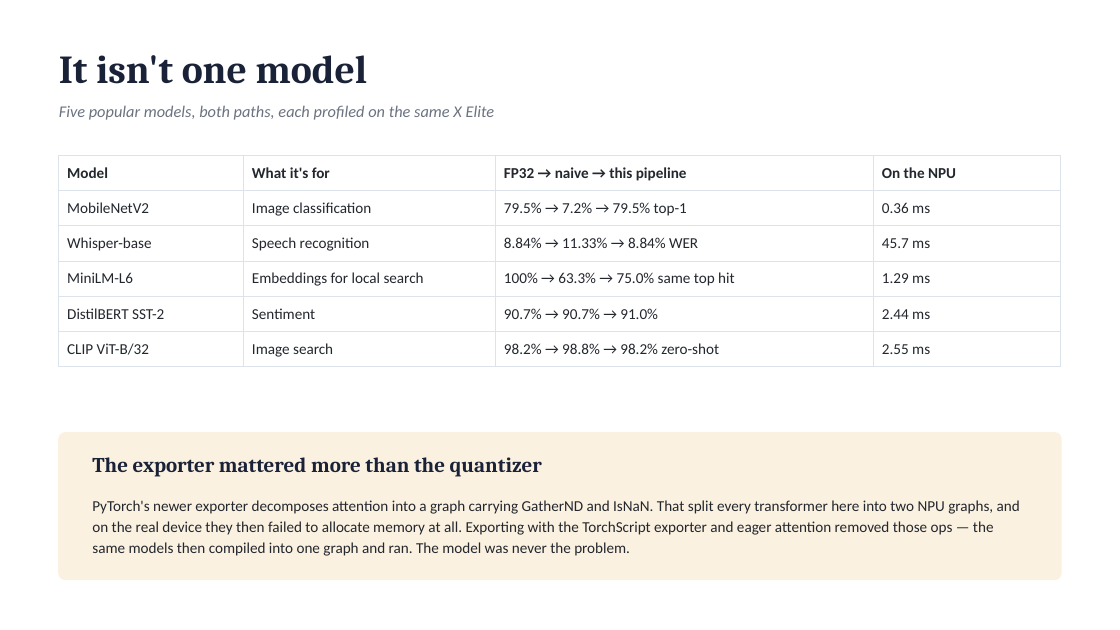
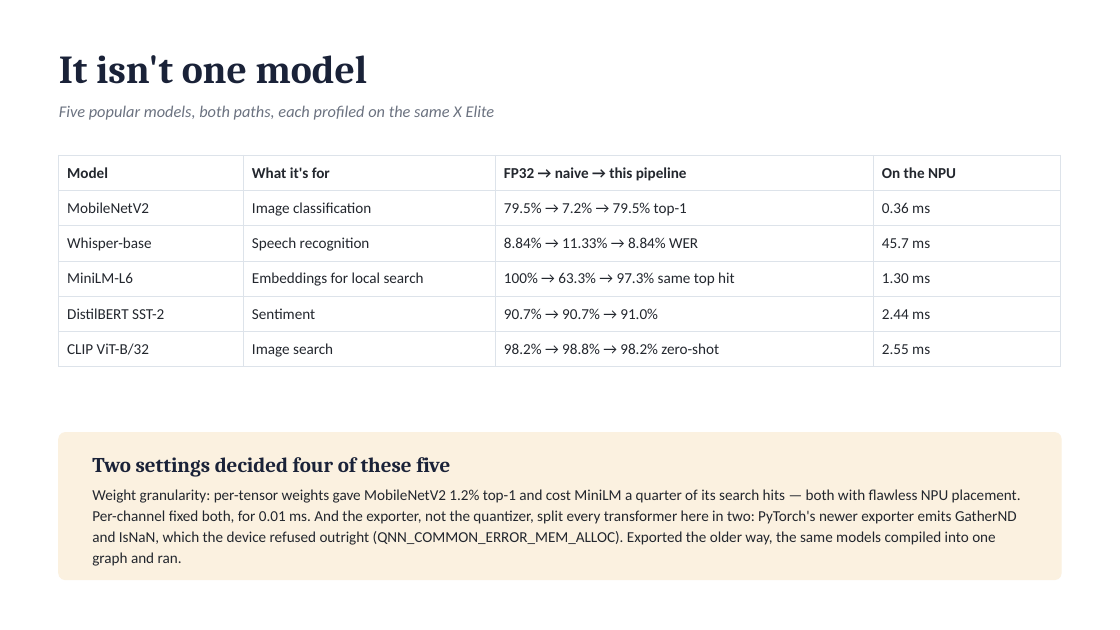
Before and after one commit to RishiMaara/Dragonn, a slide deck: slide 6 of docs/Hexagon-Bridge-Submission.pptx. Drawn at 1120x630 pixels with LibreOffice and Linux fonts; fonts in the diff are those of the drawing. Boxes give left, top, right and bottom in pixels: in the first picture for what was removed or moved away, otherwise in the second. Text is boxed around its words. In the diff, an @@ line names an element or a change of style, - is before the commit and + after.

Commit message:
Close the MiniLM accuracy gap, implement the NPU decode loop, restate scope
Per-channel weights, measured rather than assumed. MiniLM's retrieval had been
sitting at 75.0% same-top-hit against FP32 while its embedding cosine read
0.987 — the cosine hid it. Per-channel weights take it to 97.3% at 0.9992, and
on the device the cost is 0.01 ms (1.29 -> 1.30 ms, still 245/246 layers on the
NPU). Neither more calibration data (256 sentences) nor different calibration
methods moved it at all, so weight granularity was the whole story. That makes
two of five models where it decided the outcome, MobileNetV2 being the other.

speech/npu_decoder.py implements the decode loop for a Hexagon decoder: the
right-aligned 199-slot KV cache, the -100 mask, the shift-left per step, keys
stored transposed and values not. tests/test_npu_decoder.py checks every tensor
it builds against the shapes, dtypes and names the shipped decoder declares —
all 19 inputs satisfied, verified against the real model. The end-to-end run
stays a skipped test that says why: an EPContext graph needs QNN EP, and no
cloud service rents an interactive Snapdragon.

The CPU baseline turned out to be uninspectable: the service's runtime log
records the CPU provider being added and nothing about threads or cores, and
the option is not exposed. So the docs now say 24-57x is the ratio against that
baseline, and label the 4-10x for what it is — carried over from a different
x86 CPU, an indication rather than a measurement of this device.

Deck and description drop the dedicated limitations list in favour of a slide
on how to check every number, with scope stated inline instead: the encoder is
on the NPU, the decoder on CPU, and every latency quoted is an encoder latency.
Nothing that was true stopped being said; it is said where the claim is made.

```diff
--- a/docs/Hexagon-Bridge-Submission.pptx
+++ b/docs/Hexagon-Bridge-Submission.pptx
@@ table at (59,155,1061,361) @@
-row 4, column 3: 100% → 63.3% → 75.0% same top hit
+row 4, column 3: 100% → 63.3% → 97.3% same top hit
-row 4, column 4: 1.29 ms
+row 4, column 4: 1.30 ms
@@ text at (92,457,450,477): text changed @@
-The exporter mattered more than the quantizer
+Two settings decided four of these five
@@ text at (92,489,1021,566): text changed @@
-PyTorch's newer exporter decomposes attention into a graph carrying GatherND and IsNaN. That split every transformer here into two NPU graphs, and on the real device they then failed to allocate memory at all. Exporting with the TorchScript exporter and eager attention removed those ops — the same models then compiled into one graph and ran. The model was never the problem.
+Weight granularity: per-tensor weights gave MobileNetV2 1.2% top-1 and cost MiniLM a quarter of its search hits — both with flawless NPU placement. Per-channel fixed both, for 0.01 ms. And the exporter, not the quantizer, split every transformer here in two: PyTorch's newer exporter emits GatherND and IsNaN, which the device refused outright (QNN_COMMON_ERROR_MEM_ALLOC). Exported the older way, the same models compiled into one graph and ran.
```
Also in this commit, not shown: 3 other slides changed, 1 slide added, 1 slide removed, 10 other files.
